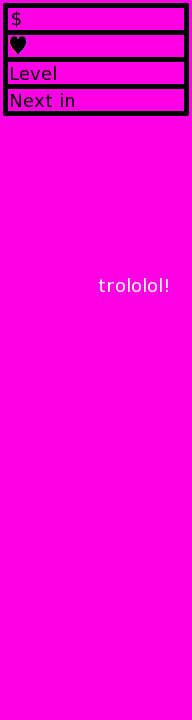
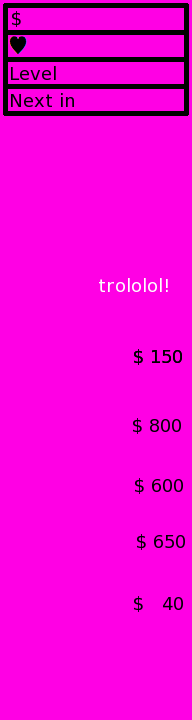
Revision of a layered 192×720 image; what changed, layer by layer:
added layer "$ 40" above "$ 650" over [134, 596, 183, 612]
added layer "$ 650" above "$ 600" over [137, 534, 185, 550]
added layer "$ 600" above "$ 800" over [135, 478, 183, 494]
added layer "$ 800" above "$ 150" over [133, 418, 181, 434]
added layer "$ 150" above "Next in" over [134, 349, 182, 365]
